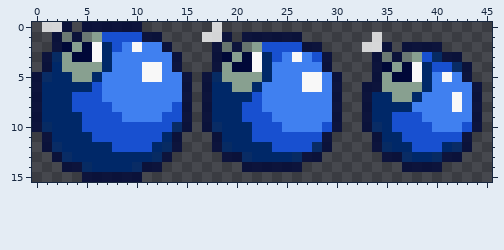
Pixel-art sprite: Elevation/resources/bombBlue.png. Above is the file before it was changed.
The file is 46x16 pixels.
The same view after the edit:
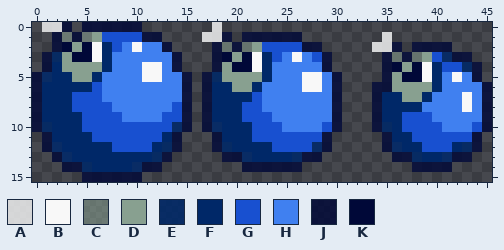
Palette (. is transparent): A #f8f8f8cf  B #f8f8f8  C #88a0908f  D #88a090  E #002868df  F #002868  G #1850d0  H #4080f0  J #000838cf  K #000838
Difference:
Changed rows in their new state; - is an unchanged pixel.
first column x 33:
 1 -.A----------
 2 .-AJ.---J----
 3 -.JCJCDGE-J--
 4 -.JKDKBF-GEJ-
 5 -.JD-KBFHBHJ-
 6 .-J---DF---HJ
 7 .J-F-DF--HBHJ
 8 .J---F---HBHJ
 9 .J-F--G----HJ
10 .JEF---G--HGJ
11 -.J-F-----GJ-
12 -.JE-F--GFEJ-
13 --.-JE-FE-J--
14 ----.---J----
Changed places in both pictures, as pixel boxes (x1, y1, x2, y2):
changed: (362, 32, 492, 172)
